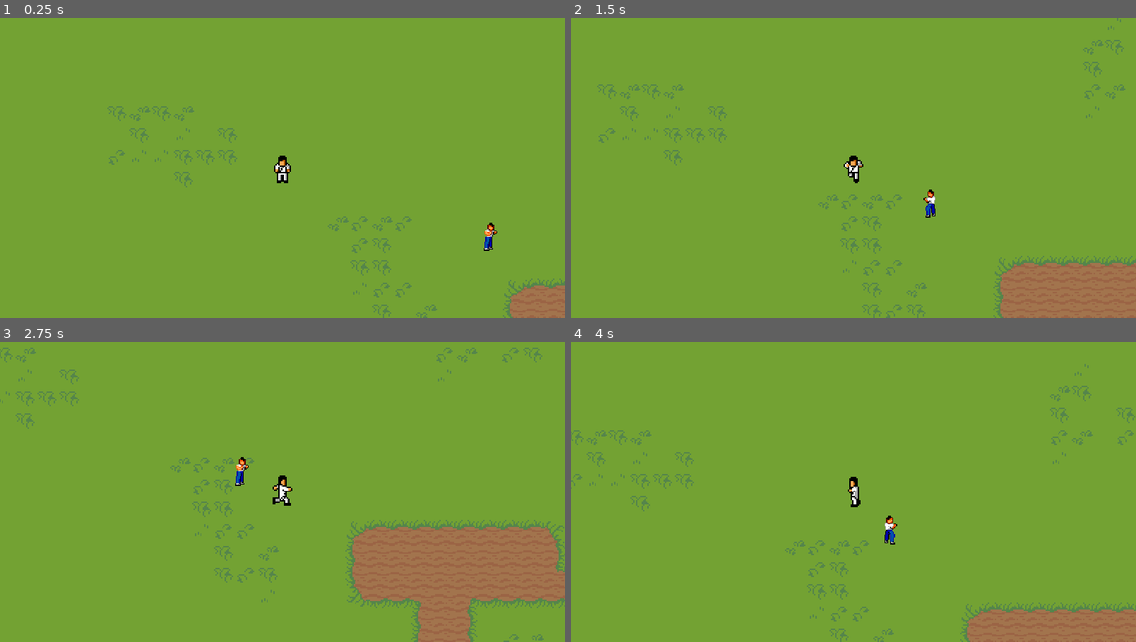
Above: before the commit, frames 1-4 (two rows, left to right).
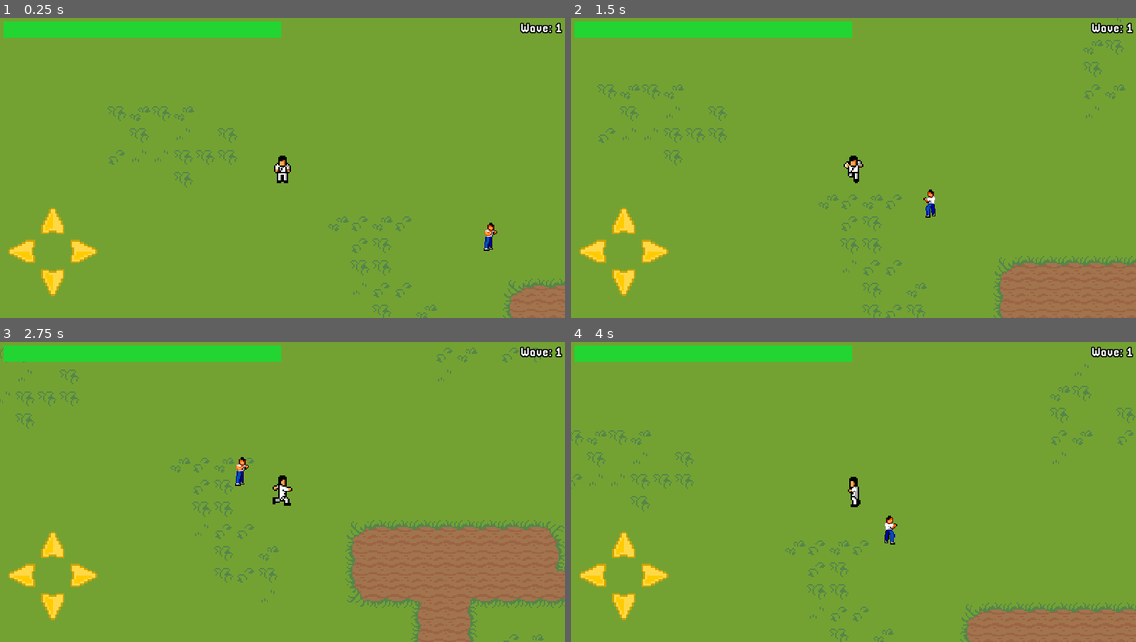
Above: after the commit, the same moments.

Repository: MysteryCoder456/KungFitGame
Game: Godot game, scene res://src/scenes/World.tscn
Same seed, same stepped clock (60 frames per second), same inputs: the game is played once before the commit and once after it.
Inputs:
- Up to frame 1 (0.25 s): no input
- Up to frame 2 (1.5 s): hold D (move_right) 0.53-1.28 s; hold S (move_down) from 1.28 s (still down)
- Up to frame 3 (2.75 s): release S (move_down) at 2.03 s; hold D (move_right) from 2.03 s (still down)
- Up to frame 4 (4 s): release D (move_right) at 2.78 s; hold W (move_up) 2.78-3.53 s; hold A (move_left) from 3.53 s (still down)

The runs differ from the first frame. In frame 1, 3.9% of the frame differs, in the area x 0-100%, y 1-93%; in frame 2, 3.9%; in frame 3, 3.9%; in frame 4, 3.9%.

Commit message:
added hud and stuff

Diff:
--- a/FitnessGame/src/actors/KungFuMan.tscn
+++ b/FitnessGame/src/actors/KungFuMan.tscn
@@ -2,7 +2,7 @@
 
 [ext_resource path="res://src/sprite_frames/KungFuMan.tres" type="SpriteFrames" id=1]
 [ext_resource path="res://src/scripts/KungFuMan.gd" type="Script" id=2]
-[ext_resource path="res://src/scenes/ControllerButtons.tscn" type="PackedScene" id=3]
+[ext_resource path="res://src/scenes/HUD.tscn" type="PackedScene" id=4]
 
 [sub_resource type="RectangleShape2D" id=1]
 extents = Vector2( 7, 11 )
@@ -24,5 +24,6 @@
 current = true
 zoom = Vector2( 0.4, 0.4 )
 
-[node name="ControllerButtons" parent="Camera2D" instance=ExtResource( 3 )]
-position = Vector2( -160, 54 )
+[node name="CanvasLayer" type="CanvasLayer" parent="."]
+
+[node name="HUD" parent="CanvasLayer" instance=ExtResource( 4 )]
--- /dev/null
+++ b/FitnessGame/src/dynamic_fonts/Pixellari_22.tres
@@ -0,0 +1,9 @@
+[gd_resource type="DynamicFont" load_steps=2 format=2]
+
+[ext_resource path="res://assets/fonts/Pixellari.ttf" type="DynamicFontData" id=1]
+
+[resource]
+size = 22
+outline_size = 2
+outline_color = Color( 0, 0, 0, 1 )
+font_data = ExtResource( 1 )
--- a/FitnessGame/src/scenes/ControllerButtons.tscn
+++ b/FitnessGame/src/scenes/ControllerButtons.tscn
@@ -11,7 +11,6 @@
 [ext_resource path="res://src/scripts/ControllerButtons.gd" type="Script" id=9]
 
 [node name="ControllerButtons" type="Node2D"]
-scale = Vector2( 1.5, 1.5 )
 script = ExtResource( 9 )
 
 [node name="UpButton" type="TouchScreenButton" parent="."]
--- /dev/null
+++ b/FitnessGame/src/scenes/HUD.tscn
@@ -0,0 +1,57 @@
+[gd_scene load_steps=7 format=2]
+
+[ext_resource path="res://src/scenes/ControllerButtons.tscn" type="PackedScene" id=1]
+[ext_resource path="res://src/scripts/HUD.gd" type="Script" id=2]
+[ext_resource path="res://src/dynamic_fonts/Pixellari_22.tres" type="DynamicFont" id=3]
+
+[sub_resource type="StyleBoxFlat" id=1]
+bg_color = Color( 0.137255, 0.839216, 0.2, 1 )
+
+[sub_resource type="StyleBoxFlat" id=2]
+bg_color = Color( 0.901961, 0.215686, 0.215686, 1 )
+
+[sub_resource type="Theme" id=3]
+Label/fonts/font = ExtResource( 3 )
+
+[node name="HUD" type="Control"]
+anchor_right = 1.0
+anchor_bottom = 1.0
+script = ExtResource( 2 )
+__meta__ = {
+"_edit_use_anchors_": false
+}
+
+[node name="TopBar" type="HBoxContainer" parent="."]
+anchor_right = 1.0
+margin_left = 6.0
+margin_top = 6.0
+margin_right = -6.0
+alignment = 1
+__meta__ = {
+"_edit_use_anchors_": false
+}
+
+[node name="HealthBar" type="ProgressBar" parent="TopBar"]
+margin_right = 504.0
+margin_bottom = 30.0
+rect_min_size = Vector2( 0, 30 )
+size_flags_horizontal = 3
+custom_styles/fg = SubResource( 1 )
+custom_styles/bg = SubResource( 2 )
+value = 50.0
+percent_visible = false
+
+[node name="WaveLabel" type="Label" parent="TopBar"]
+margin_left = 508.0
+margin_top = 3.0
+margin_right = 1012.0
+margin_bottom = 26.0
+size_flags_horizontal = 3
+theme = SubResource( 3 )
+text = "Wave: 999"
+align = 2
+valign = 1
+
+[node name="ControllerButtons" parent="." instance=ExtResource( 1 )]
+position = Vector2( 96, 424 )
+scale = Vector2( 3.5, 3.5 )
--- a/FitnessGame/src/scripts/ControllerButtons.gd
+++ b/FitnessGame/src/scripts/ControllerButtons.gd
@@ -1,7 +1,7 @@
 extends Node2D
 
-func _ready():
-	visible = OS.get_name() in ["iOS", "Android", "UWP"]
+#func _ready():
+##	visible = OS.get_name() in ["iOS", "Android", "UWP"]
 
 
 func _on_UpButton_pressed():
--- /dev/null
+++ b/FitnessGame/src/scripts/HUD.gd
@@ -0,0 +1,9 @@
+extends Control
+
+onready var health_bar = $TopBar/HealthBar
+onready var wave_label = $TopBar/WaveLabel
+
+
+func _ready():
+	health_bar.value = health_bar.max_value
+	wave_label.text = "Wave: 1"
--- a/FitnessGame/src/scripts/KungFuMan.gd
+++ b/FitnessGame/src/scripts/KungFuMan.gd
@@ -21,6 +21,7 @@
 var state = State.IDLE
 
 onready var animated_sprite = $AnimatedSprite
+onready var hud = $CanvasLayer/HUD
 
 
 func _physics_process(delta: float):
--- a/FitnessGame/src/scripts/World.gd
+++ b/FitnessGame/src/scripts/World.gd
@@ -8,6 +8,7 @@
 
 
 func _ready():
+	# TODO: Add wave system
 	var new_enemy = ENEMY_SCENE.instance()
 	new_enemy.init(player, nav)
 	enemies.add_child(new_enemy)
Binary file added: FitnessGame/assets/fonts/Pixellari.ttf
Not shown, changed: CREDITS.md
